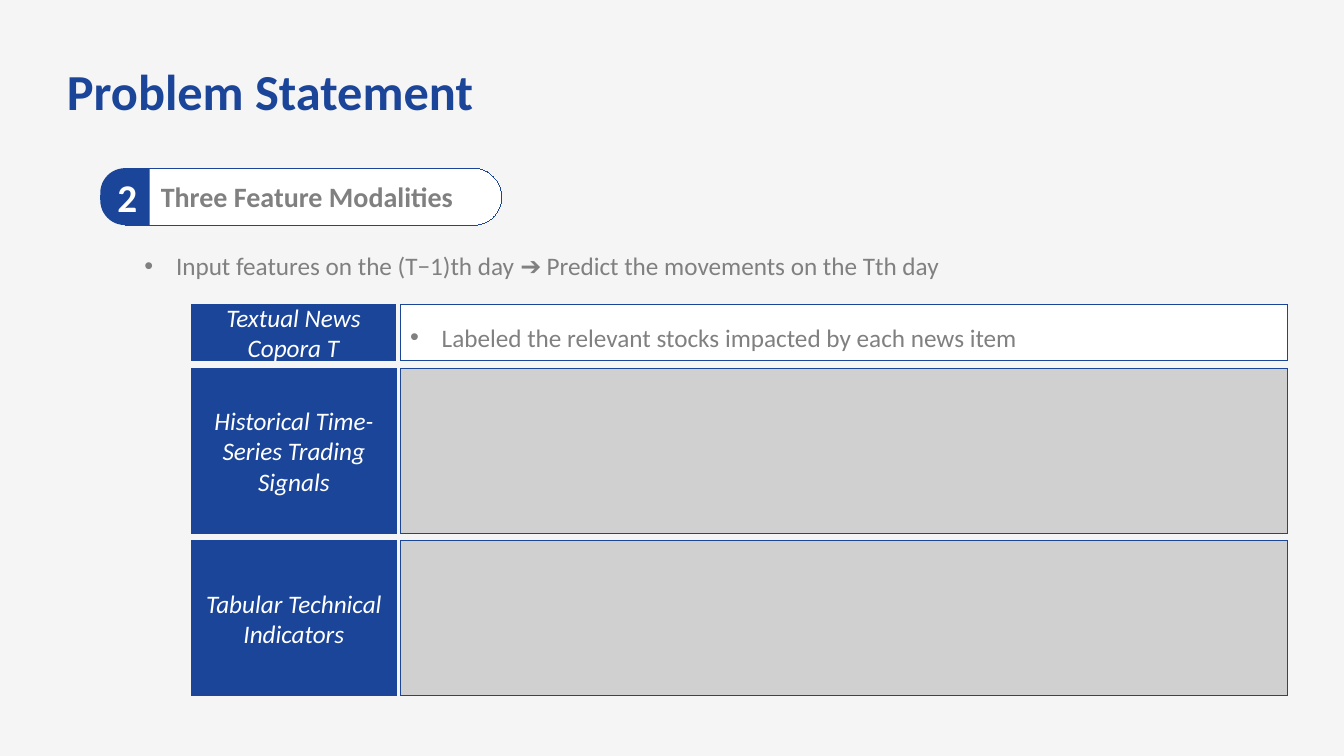
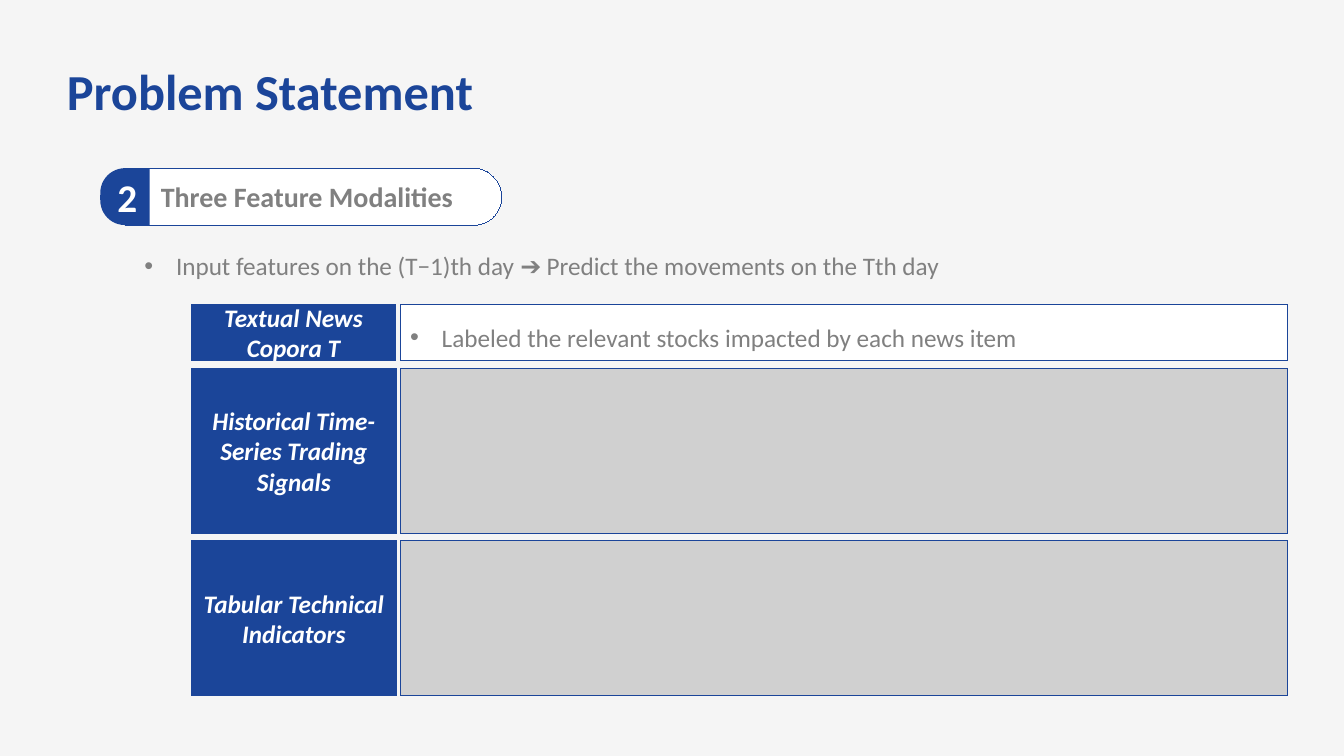
Before and after one commit to bts1991/study, a slide deck: slide 8 of 논문 Review/Others/paper_review.pptx. Drawn at 1344x756 pixels with LibreOffice and Linux fonts; fonts in the diff are those of the drawing; grey boxes stand for pictures. Boxes give left, top, right and bottom in pixels: in the first picture for what was removed or moved away, otherwise in the second. Text is boxed around its words. In the diff, an @@ line names an element or a change of style, - is before the commit and + after.

```diff
--- a/논문 Review/Others/paper_review.pptx
+++ b/논문 Review/Others/paper_review.pptx
@@ bold on in 3 elements at [192,304,396,361], [192,368,396,533], [192,540,396,696] @@
```
Also in this commit, not shown: 8 other slides changed, 8 slides added.
